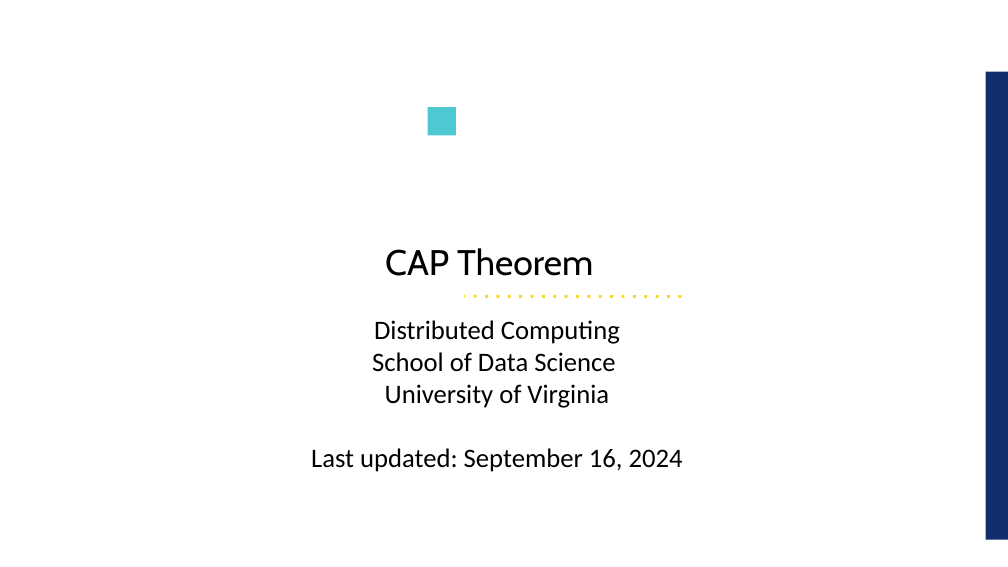
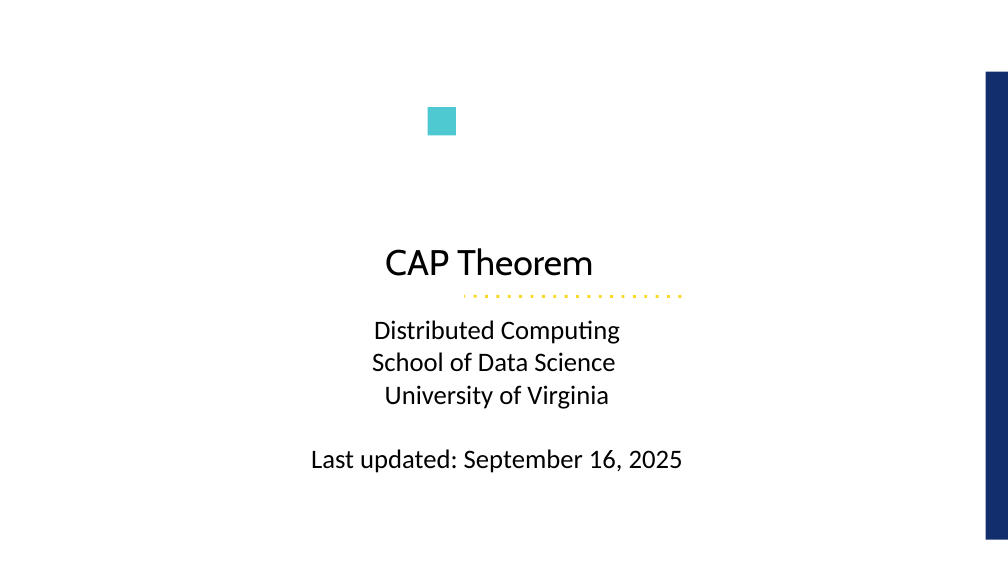
Before and after one commit to UVADS/distributed_computing, a slide deck: slide 1 of 03_dataframes_and_spark_sql/cap_theorem.ppt. Drawn at 1008x567 pixels with LibreOffice and Linux fonts; fonts in the diff are those of the drawing; background and template pictures are left out. Boxes give left, top, right and bottom in pixels: in the first picture for what was removed or moved away, otherwise in the second. Text is boxed around its words. In the diff, an @@ line names an element or a change of style, - is before the commit and + after.

```diff
--- a/03_dataframes_and_spark_sql/cap_theorem.ppt
+++ b/03_dataframes_and_spark_sql/cap_theorem.ppt
@@ text at bbox=[311, 449, 683, 473]: text changed @@
-Last updated: September 16, 2024
+Last updated: September 16, 2025
```
Also in this commit, not shown: 2 other slides changed, 3 slides added, 4 other files.
